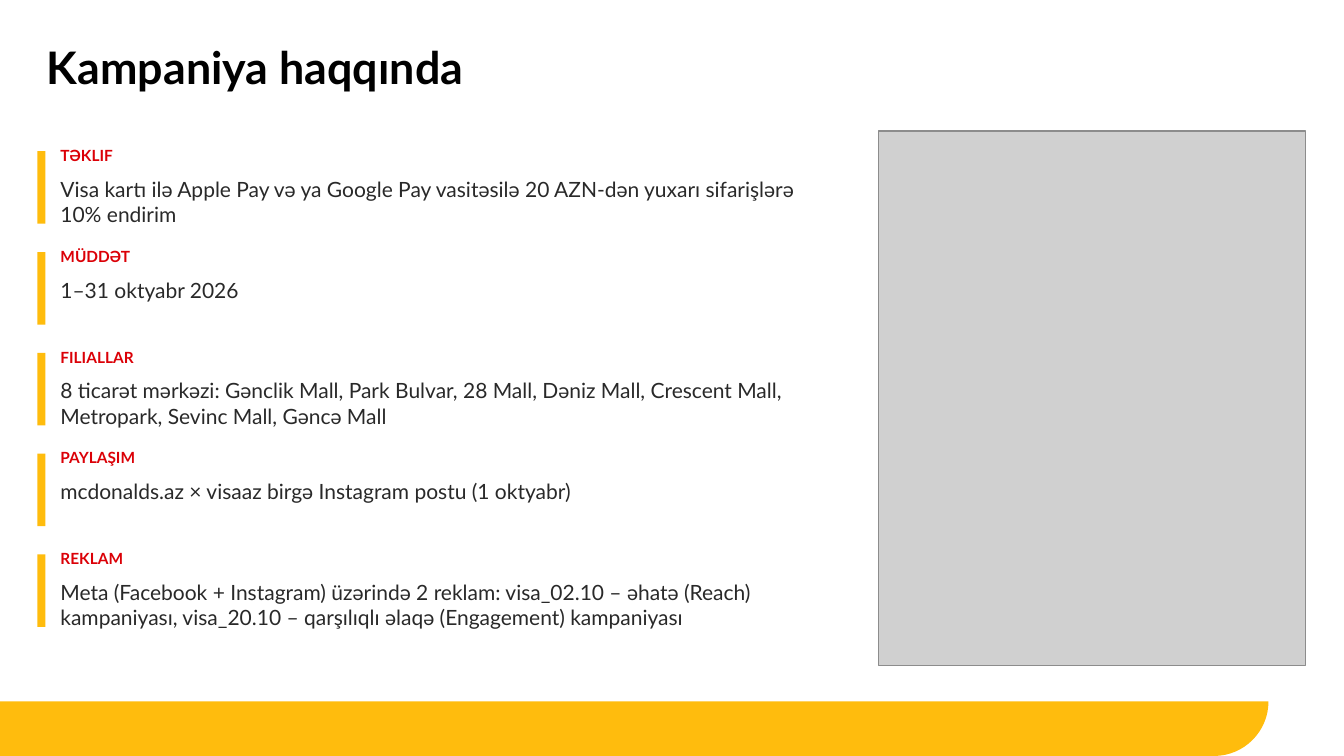
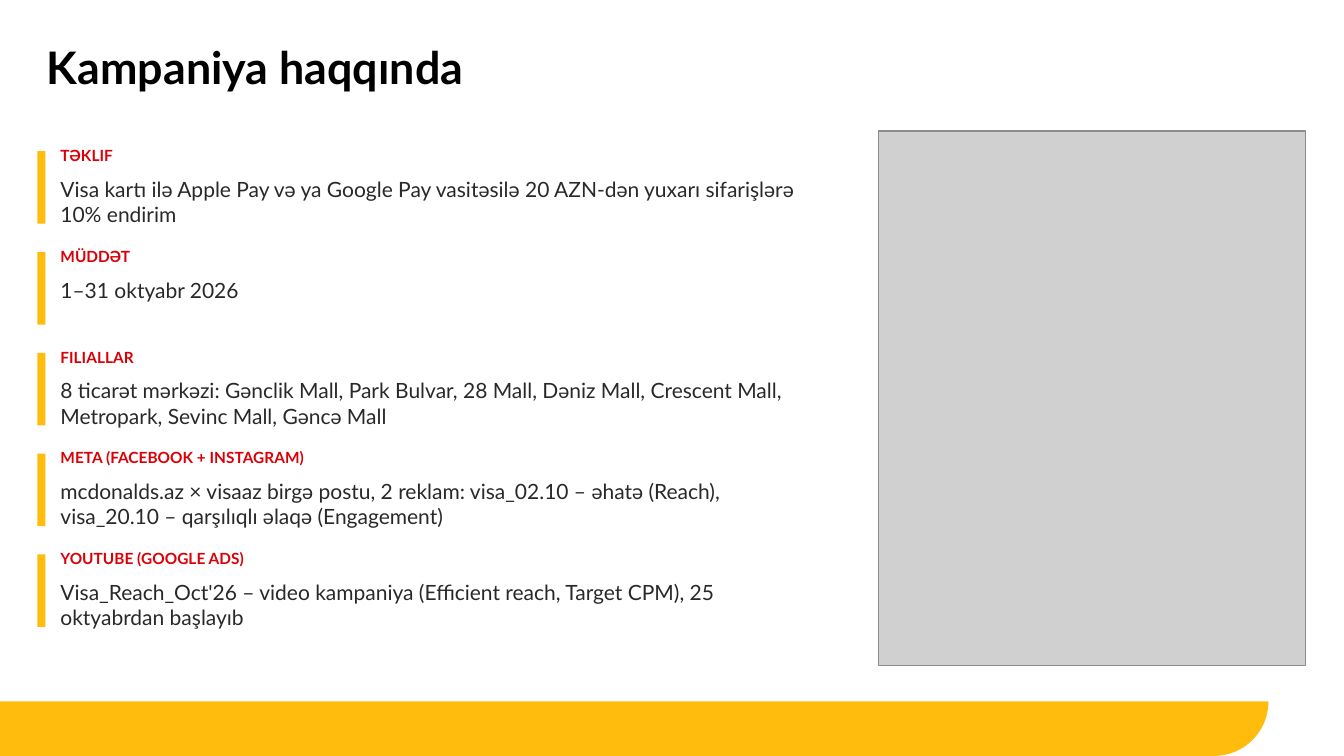
Before and after one commit to omgazerbaijan2022-ops/mcd-meta-report, a slide deck: slide 2 of visa/McDonalds_AZ_Visa_Report_Oct_2026.pptx. Drawn at 1344x756 pixels with LibreOffice and Linux fonts; fonts in the diff are those of the drawing; grey boxes stand for pictures; background and template pictures are left out. Boxes give left, top, right and bottom in pixels: in the first picture for what was removed or moved away, otherwise in the second. Text is boxed around its words. In the diff, an @@ line names an element or a change of style, - is before the commit and + after.

```diff
--- a/visa/McDonalds_AZ_Visa_Report_Oct_2026.pptx
+++ b/visa/McDonalds_AZ_Visa_Report_Oct_2026.pptx
@@ text at [60,451,304,466]: text changed @@
-PAYLAŞIM
+META (FACEBOOK + INSTAGRAM)
@@ text at [60,483,720,528]: text changed @@
-mcdonalds.az × visaaz birgə Instagram postu (1 oktyabr)
+mcdonalds.az × visaaz birgə postu, 2 reklam: visa_02.10 – əhatə (Reach), visa_20.10 – qarşılıqlı əlaqə (Engagement)
@@ text at [60,552,244,567]: text changed @@
-REKLAM
+YOUTUBE (GOOGLE ADS)
@@ text at [60,584,714,629]: text changed @@
-Meta (Facebook + Instagram) üzərində 2 reklam: visa_02.10 – əhatə (Reach) kampaniyası, visa_20.10 – qarşılıqlı əlaqə (Engagement) kampaniyası
+Visa_Reach_Oct'26 – video kampaniya (Efficient reach, Target CPM), 25 oktyabrdan başlayıb
```
Also in this commit, not shown: 6 other slides changed, 3 slides added, 4 other files.
